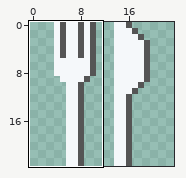
A pixel-art file gets an edit: assets/icons/angelus2010/Rooms/ang-restaurant-small.aseprite. The first picture is a wide view before the edit; the outline marks the close-up.
Close-up. Old version:
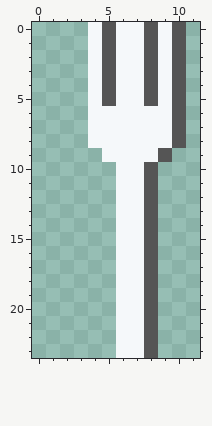
24x24 pixels, 1 frame. Shown: x 0..11, y 0..23. The commit also changed other parts of the picture, which this record leaves out.
After:
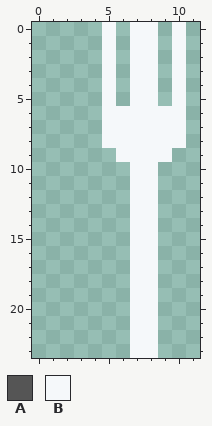
Palette (. is transparent): A #555555  B #f5f8fa
The exact change:
@@ x 0..11 @@
- 0 ....BABBABA.
- 1 ....BABBABA.
- 2 ....BABBABA.
- 3 ....BABBABA.
- 4 ....BABBABA.
- 5 ....BABBABA.
- 6 ....BBBBBBA.
- 7 ....BBBBBBA.
- 8 ....BBBBBBA.
- 9 .....BBBBA..
-10 ......BBA...
-11 ......BBA...
-12 ......BBA...
-13 ......BBA...
-14 ......BBA...
-15 ......BBA...
-16 ......BBA...
-17 ......BBA...
-18 ......BBA...
-19 ......BBA...
-20 ......BBA...
-21 ......BBA...
-22 ......BBA...
-23 ......BBA...
+ 0 .....B.BB.B.
+ 1 .....B.BB.B.
+ 2 .....B.BB.B.
+ 3 .....B.BB.B.
+ 4 .....B.BB.B.
+ 5 .....B.BB.B.
+ 6 .....BBBBBB.
+ 7 .....BBBBBB.
+ 8 .....BBBBBB.
+ 9 ......BBBB..
+10 .......BB...
+11 .......BB...
+12 .......BB...
+13 .......BB...
+14 .......BB...
+15 .......BB...
+16 .......BB...
+17 .......BB...
+18 .......BB...
+19 .......BB...
+20 .......BB...
+21 .......BB...
+22 .......BB...
+23 .......BB...
Pixel boxes of the changes (left, top, right, bottom) in both close-ups:
changed: (88, 22, 186, 358)
